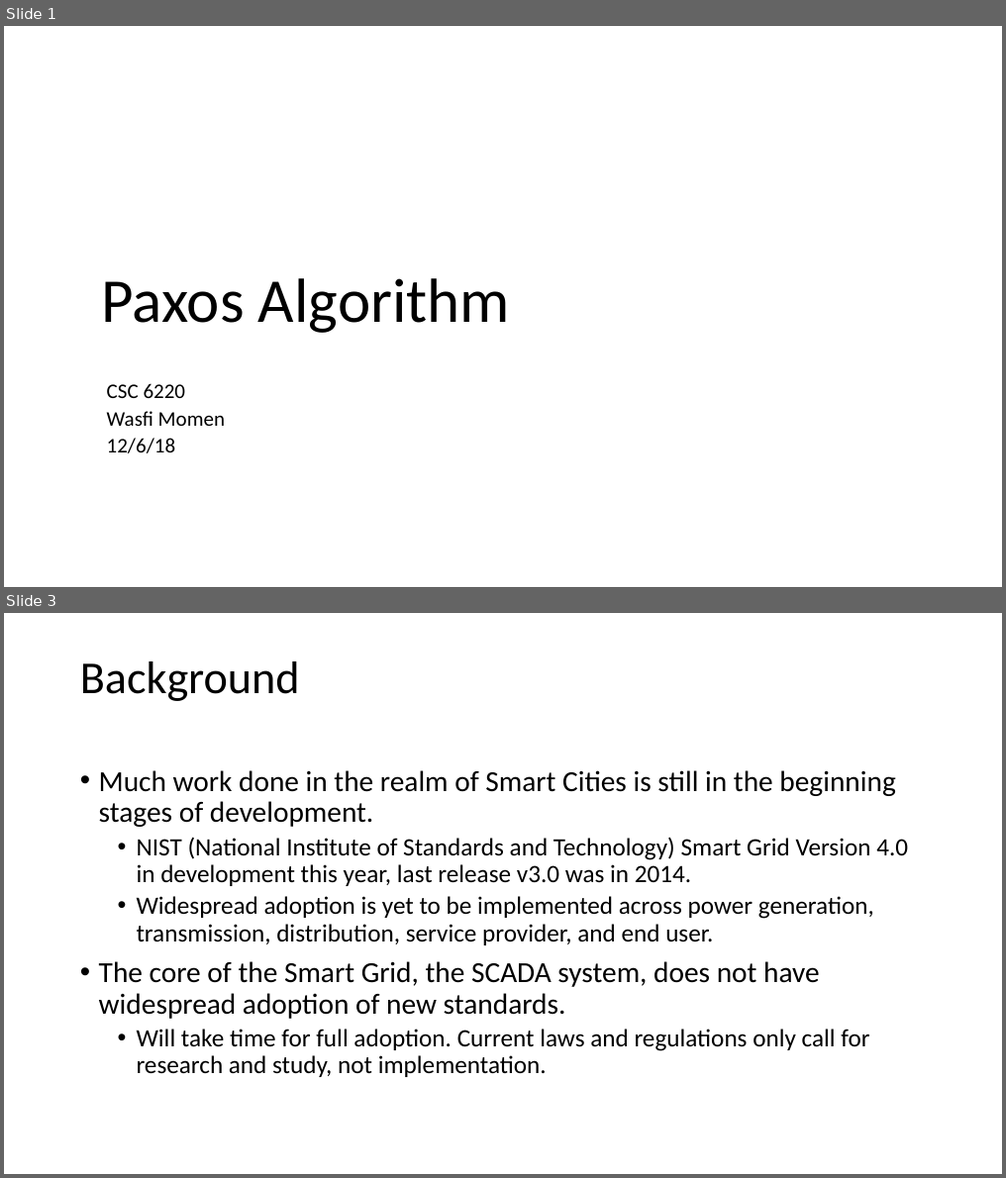
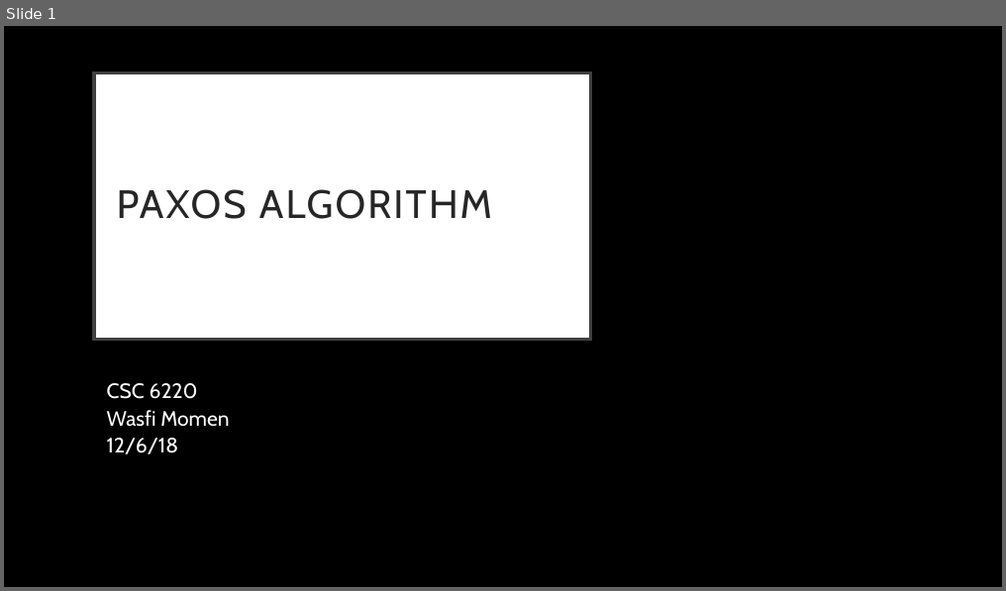
Before and after one commit to CodeFluent/Notes, a slide deck: CS-6220/hw/Grad_Project/Paxos Algorithm.pptx. Shown one above the other, each under a label of ours: slides 1 and 3 before the commit, slide 1 after it; the slides between them are not shown. The pictures are 1006x1178 and 1006x591 pixels, drawn with LibreOffice and Linux fonts; fonts in the diff are those of the drawing. Boxes give left, top, right and bottom in pixels: in the first picture for what was removed or moved away, otherwise in the second. Text is boxed around its words. In the diff, an @@ line names an element or a change of style, - is before the commit and + after.

```diff
--- a/CS-6220/hw/Grad_Project/Paxos Algorithm.pptx
+++ b/CS-6220/hw/Grad_Project/Paxos Algorithm.pptx
@@ slide 3 removed at [4,613,1002,1174], background #FFFFFF @@
@@ title removed at [80,662,300,701] @@
-Background
@@ text removed at [99,770,908,1077] @@
-• Much work done in the realm of Smart Cities is still in the beginning stages of development.
-  • NIST (National Institute of Standards and Technology) Smart Grid Version 4.0 in development this year, last release v3.0 was in 2014.
-  • Widespread adoption is yet to be implemented across power generation, transmission, distribution, service provider, and end user.
-• The core of the Smart Grid, the SCADA system, does not have widespread adoption of new standards.
-  • Will take time for full adoption. Current laws and regulations only call for research and study, not implementation.
@@ slide 1 changed as well @@
@@ background #FFFFFF to #000000 @@
@@ title "PAXOS ALGORITHM": place and size @@
-title "PAXOS ALGORITHM" at [102,278,510,333]
+title "PAXOS ALGORITHM" at [94,74,591,340]
@@ title "PAXOS ALGORITHM" at [94,74,591,340]: vertical alignment bottom to middle; fill none to #FFFFFF; outline none to #404040 3 pt @@
@@ title at [117,189,492,219]: text changed; size 60 to 38 pt; font Calibri to Cabin; text colour #000000 to #262626 @@
-Paxos Algorithm
+PAXOS ALGORITHM
@@ subtitle "CSC 6220" at [107,383,229,455]: font Calibri to Cabin, text colour #000000 to #FFFFFF @@
```
Also in this commit, not shown: 1 other slide changed, 10 slides added, 13 other slides removed, 16 other files.
